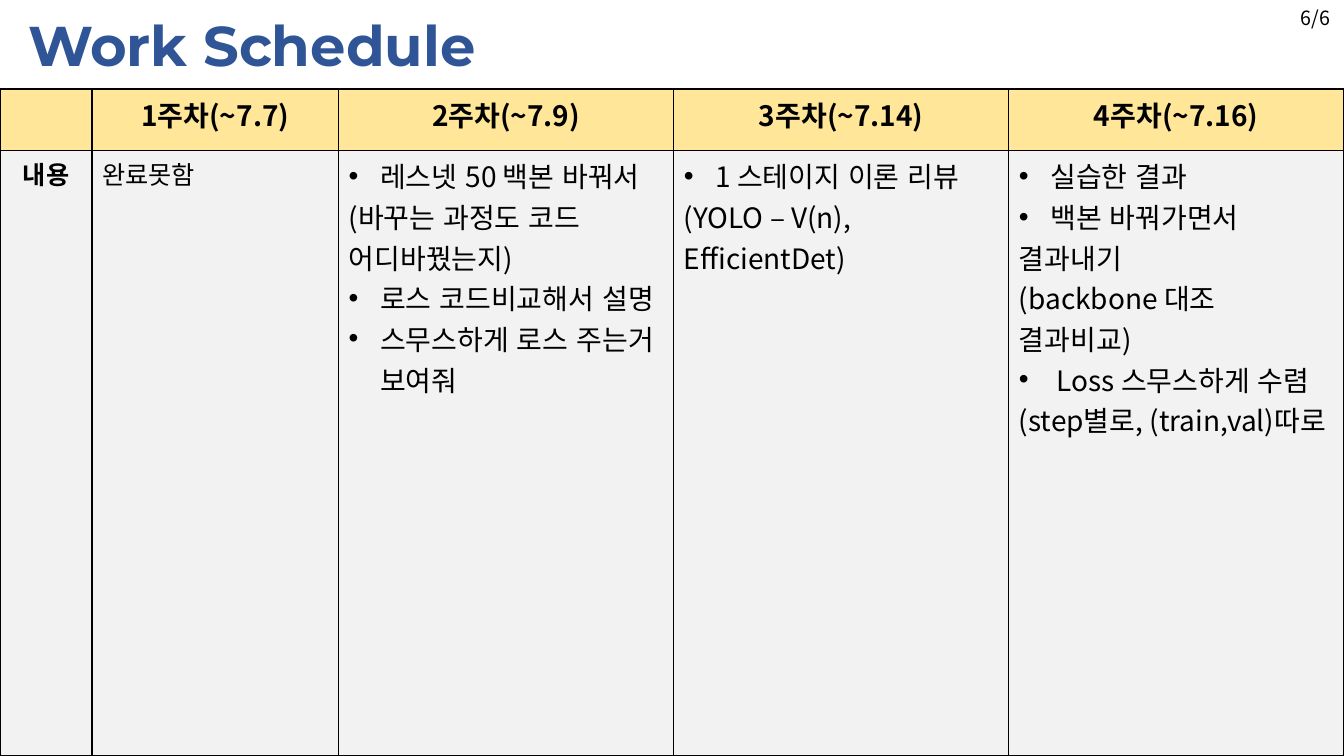
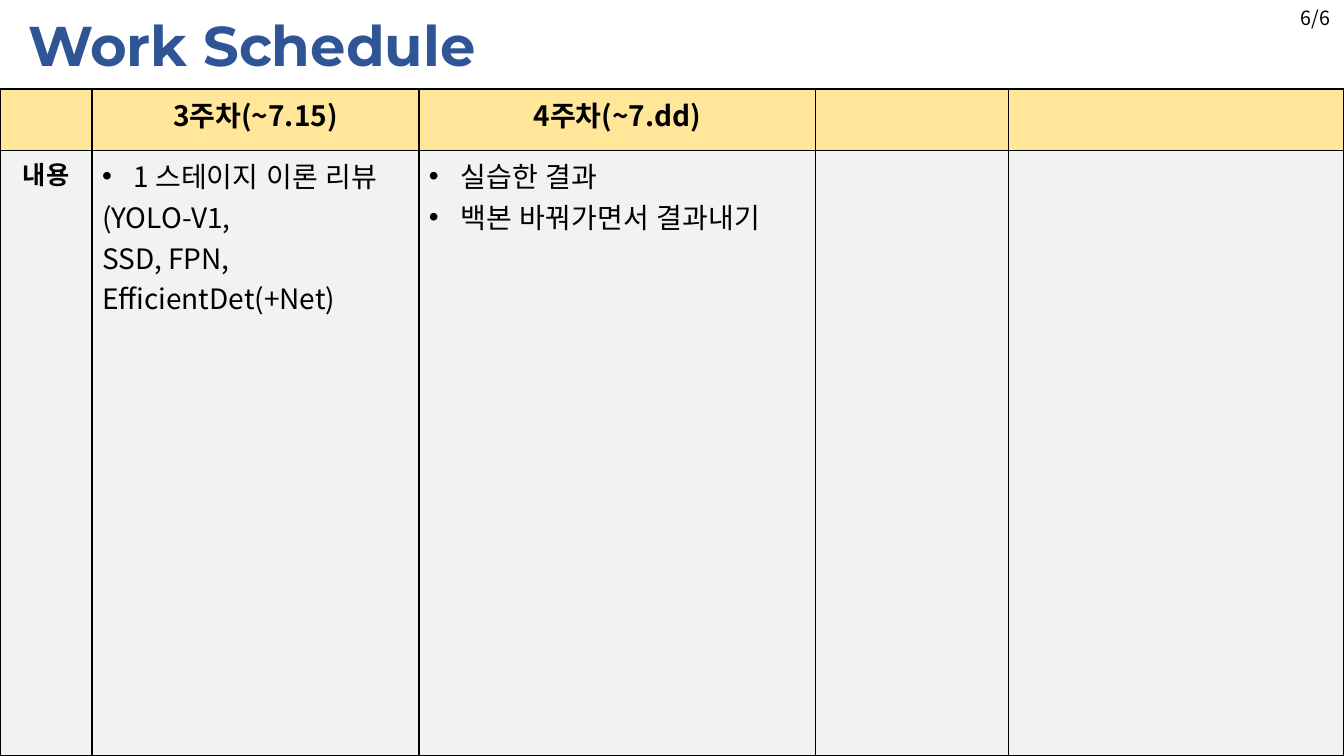
Before and after one commit to JaeHyung-Jung/Seminar_Deeplearning, a slide deck: slide 15 of 2nd_week/Seminar_2nd_week_1Stage.pptx (slide 13 before the commit). Drawn at 1344x756 pixels with LibreOffice and Linux fonts; fonts in the diff are those of the drawing. Boxes give left, top, right and bottom in pixels: in the first picture for what was removed or moved away, otherwise in the second. Text is boxed around its words. In the diff, an @@ line names an element or a change of style, - is before the commit and + after.

```diff
--- a/2nd_week/Seminar_2nd_week_1Stage.pptx
+++ b/2nd_week/Seminar_2nd_week_1Stage.pptx
@@ table at [0, 89, 1343, 755] @@
-row 1:  | 1주차(~7.7) | 2주차(~7.9) | 3주차(~7.14) | 4주차(~7.16)
+row 1:  | 3주차(~7.15) | 4주차(~7.dd) |  | 
-row 2: 내용 | 완료못함 | 레스넷 50 백본 바꿔서 / (바꾸는 과정도 코드 어디바꿨는지) / 로스 코드비교해서 설명 / 스무스하게 로스 주는거 보여줘 | 1 스테이지 이론 리뷰 / (YOLO – V(n), EfficientDet) | 실습한 결과 / 백본 바꿔가면서 / 결과내기 / (backbone 대조 / 결과비교) / Loss 스무스하게 수렴 / (step별로, (train,val)따로
+row 2: 내용 | 1 스테이지 이론 리뷰 / (YOLO-V1, / SSD, FPN, EfficientDet(+Net) | 실습한 결과 / 백본 바꿔가면서 결과내기 |  | 
```
Also in this commit, not shown: 7 other slides changed, 4 slides added, 2 slides removed.
